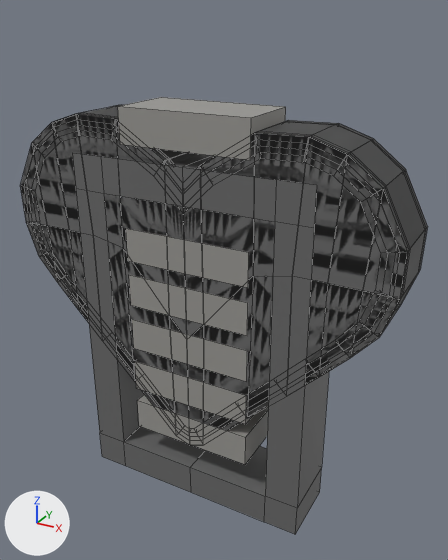
The FBX model Assets/Obj/Collectables.fbx: old version first, new version second.
Rendered twice from a camera (50 mm lens) standing at (0.422, -0.708, 0.835) and looking at (0.024, 0.016, 0.473). The axes (+X, +Y, +Z) are drawn at lower left. The lights are the same throughout. Mesh edges are drawn as thin lines. Where no turn or scale is listed for an object, it has been applied to the vertices.

Names of what the first picture shows: 'Energy01', 'HearthEmpty', 'HearthEmpty_b', 'HearthFull', 'HearthFull_b'.
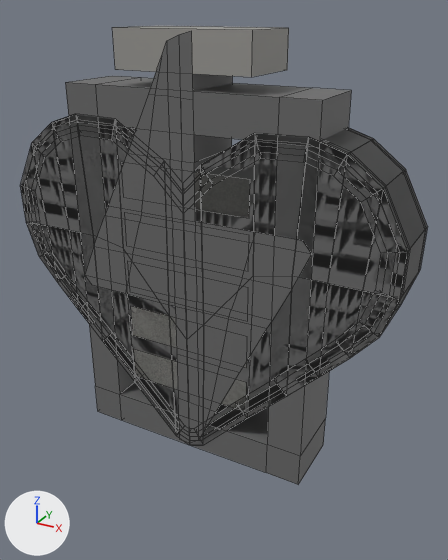
The newer file is also turned or shifted as a whole; pictures and numbers use the older file's frame.

Location of each change, [x1, y1, x2, y2] in pixels of the pictures (448 x 560 px; the box of a moved part takes in the faces that stretch with it):
'Energy01', mesh turned, reshaped
    before: [72, 97, 329, 534]
    after: [85, 31, 311, 443]
'Battery', added
    after: [65, 26, 351, 485]
part 1 of me_cube_006, moved or reshaped
    before: [72, 97, 326, 534]
    after: [65, 26, 351, 485]

Patch to the scene script:
```diff
--- a/Assets/Obj/Collectables.fbx.py
+++ b/Assets/Obj/Collectables.fbx.py
@@ me_cube_006 @@
 me_cube_006.from_pydata(...)  # 88 vertices, 76 faces; spans x -18.1..18.1, y 12.0..71.8, z -5.0..5.0
 # used by ob_energy01; location = (0.0, 0.0, 0.0); rotation_euler = (1.571, 0.0, 0.0), in degrees (90, 0, 0); scale = (0.01, 0.01, 0.01)
+# me_cube_006 part 1: the whole mesh is turned 90 degrees about the x axis through the mesh origin and scaled by 0.01
 me_cube_006.materials.append(mat_color_1)
@@ me_cube_007 @@
+me_cube_007.from_pydata(...)  # 130 vertices, 128 faces; spans x -18.0..18.0, y 21.8..81.0, z -5.0..5.0
+me_cube_007.materials.append(mat_color_1)  # dark grey #696969
@@ ob_energy01 @@
-ob_energy01 = bpy.data.objects.new('Energy01', me_cube_006)
+ob_energy01 = bpy.data.objects.new('Energy01', me_cube_007)
 ob_energy01.location = (0.0, 0.0, 0.0)
@@ ob_battery @@
+ob_battery = bpy.data.objects.new('Battery', me_cube_006)
+ob_battery.location = (0.0, 0.0, 0.094)
```
